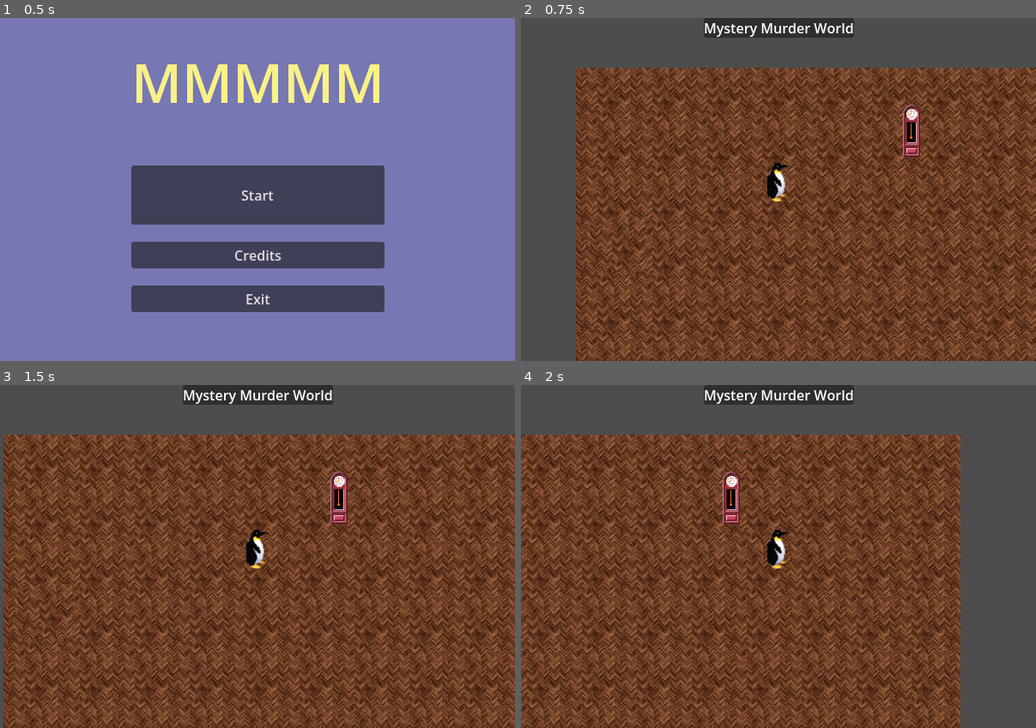
Above: before the commit, frames 1-4 (two rows, left to right).
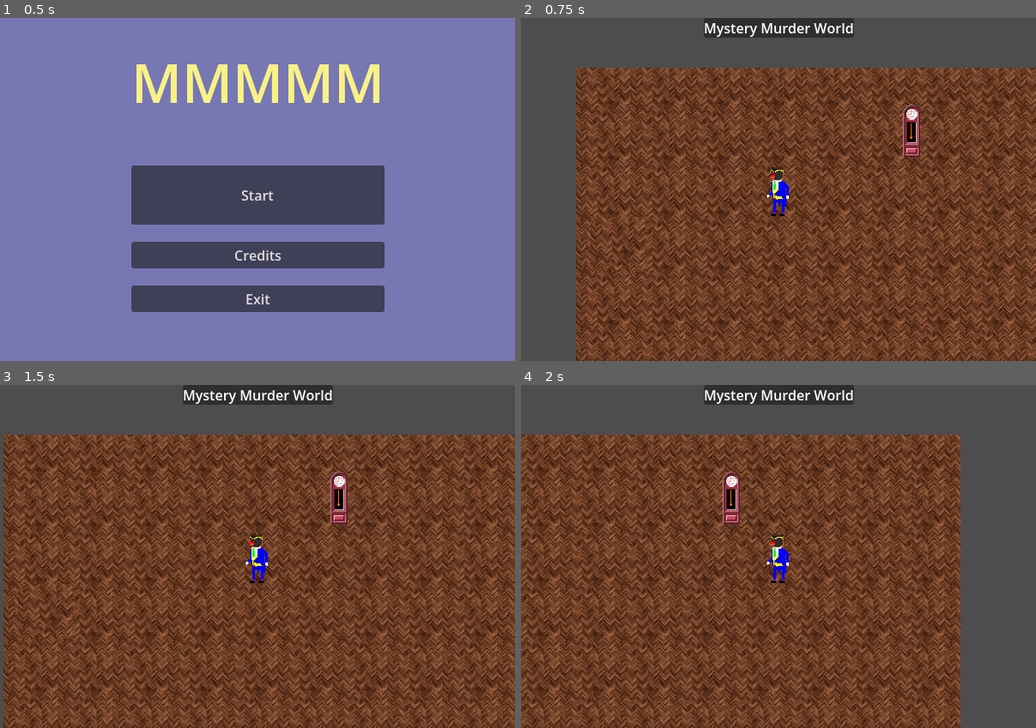
Above: after the commit, the same moments.

Repository: gartenschlaefer/mmmmm
Game: Godot game, scene res://scenes/mmmmm.tscn
The game is run twice, just before and just after one commit, with the same random seed, the same clock (stepped at 60 frames per second) and the same inputs.
Inputs:
- Up to frame 1 (0.5 s): no input
- Up to frame 2 (0.75 s): click "Start" at 0.5 s
- Up to frame 3 (1.5 s): tap Enter at 1.25 s; hold D (right) from 1.28 s (still down); tap X (interact) at 1.35 s
- Up to frame 4 (2 s): keep holding D (right)

Frame 1 is identical in both runs. In frame 2, 0.4% of the frame differs, in the area x 47-52%, y 42-58%; in frame 3, 0.4%; in frame 4, 0.4%.

Commit message:
character animation frames

Diff:
--- /dev/null
+++ b/prefabs/gentle_frames.tres
@@ -0,0 +1,65 @@
+[gd_resource type="SpriteFrames" format=3 uid="uid://2vq20xxbf4mb"]
+
+[ext_resource type="Texture2D" uid="uid://cpxmer3ma2pkm" path="res://art/character/gentleman_anim.png" id="1_poaip"]
+
+[sub_resource type="AtlasTexture" id="AtlasTexture_rrdf5"]
+atlas = ExtResource("1_poaip")
+region = Rect2(0, 64, 64, 64)
+
+[sub_resource type="AtlasTexture" id="AtlasTexture_8md4i"]
+atlas = ExtResource("1_poaip")
+region = Rect2(64, 64, 64, 64)
+
+[sub_resource type="AtlasTexture" id="AtlasTexture_melj1"]
+atlas = ExtResource("1_poaip")
+region = Rect2(128, 64, 64, 64)
+
+[sub_resource type="AtlasTexture" id="AtlasTexture_d81c1"]
+atlas = ExtResource("1_poaip")
+region = Rect2(0, 0, 64, 64)
+
+[sub_resource type="AtlasTexture" id="AtlasTexture_sktso"]
+atlas = ExtResource("1_poaip")
+region = Rect2(64, 0, 64, 64)
+
+[sub_resource type="AtlasTexture" id="AtlasTexture_a0on1"]
+atlas = ExtResource("1_poaip")
+region = Rect2(128, 0, 64, 64)
+
+[sub_resource type="AtlasTexture" id="AtlasTexture_xv2nt"]
+atlas = ExtResource("1_poaip")
+region = Rect2(192, 0, 64, 64)
+
+[resource]
+animations = [{
+"frames": [{
+"duration": 1.0,
+"texture": SubResource("AtlasTexture_rrdf5")
+}, {
+"duration": 1.0,
+"texture": SubResource("AtlasTexture_8md4i")
+}, {
+"duration": 1.0,
+"texture": SubResource("AtlasTexture_melj1")
+}],
+"loop": true,
+"name": &"idle",
+"speed": 3.0
+}, {
+"frames": [{
+"duration": 1.0,
+"texture": SubResource("AtlasTexture_d81c1")
+}, {
+"duration": 1.0,
+"texture": SubResource("AtlasTexture_sktso")
+}, {
+"duration": 1.0,
+"texture": SubResource("AtlasTexture_a0on1")
+}, {
+"duration": 1.0,
+"texture": SubResource("AtlasTexture_xv2nt")
+}],
+"loop": true,
+"name": &"walk",
+"speed": 5.0
+}]
--- /dev/null
+++ b/prefabs/lady_frames.tres
@@ -0,0 +1,64 @@
+[gd_resource type="SpriteFrames" format=3 uid="uid://cl8mv3d5v28ch"]
+
+[ext_resource type="Texture2D" uid="uid://di2t8fy1fp0q4" path="res://art/character/lady_anim.png" id="1_17gnb"]
+
+[sub_resource type="AtlasTexture" id="AtlasTexture_mmosl"]
+atlas = ExtResource("1_17gnb")
+region = Rect2(0, 64, 64, 64)
+
+[sub_resource type="AtlasTexture" id="AtlasTexture_gj6p5"]
+atlas = ExtResource("1_17gnb")
+region = Rect2(64, 64, 64, 64)
+
+[sub_resource type="AtlasTexture" id="AtlasTexture_bqs1s"]
+atlas = ExtResource("1_17gnb")
+region = Rect2(128, 64, 64, 64)
+
+[sub_resource type="AtlasTexture" id="AtlasTexture_je5dg"]
+atlas = ExtResource("1_17gnb")
+region = Rect2(0, 0, 64, 64)
+
+[sub_resource type="AtlasTexture" id="AtlasTexture_lvmvr"]
+atlas = ExtResource("1_17gnb")
+region = Rect2(64, 0, 64, 64)
+
+[sub_resource type="AtlasTexture" id="AtlasTexture_iu6j8"]
+atlas = ExtResource("1_17gnb")
+region = Rect2(128, 0, 64, 64)
+
+[resource]
+animations = [{
+"frames": [{
+"duration": 2.0,
+"texture": SubResource("AtlasTexture_mmosl")
+}, {
+"duration": 1.0,
+"texture": SubResource("AtlasTexture_gj6p5")
+}, {
+"duration": 2.0,
+"texture": SubResource("AtlasTexture_bqs1s")
+}, {
+"duration": 1.0,
+"texture": SubResource("AtlasTexture_gj6p5")
+}],
+"loop": true,
+"name": &"idle",
+"speed": 3.0
+}, {
+"frames": [{
+"duration": 1.0,
+"texture": SubResource("AtlasTexture_je5dg")
+}, {
+"duration": 1.0,
+"texture": SubResource("AtlasTexture_lvmvr")
+}, {
+"duration": 1.0,
+"texture": SubResource("AtlasTexture_iu6j8")
+}, {
+"duration": 1.0,
+"texture": SubResource("AtlasTexture_lvmvr")
+}],
+"loop": true,
+"name": &"walk",
+"speed": 5.0
+}]
--- /dev/null
+++ b/prefabs/npc_gentleman.tscn
@@ -0,0 +1,3 @@
+[gd_scene format=3 uid="uid://b8wj2vua6qjrj"]
+
+[node name="NpcGentleman" type="Node2D" unique_id=2147337711]
--- /dev/null
+++ b/prefabs/npc_lady.tscn
@@ -0,0 +1,3 @@
+[gd_scene format=3 uid="uid://dlgl3qabvhmwf"]
+
+[node name="Lady" type="Node2D" unique_id=2025800013]
--- a/scenes/DetectiveCharacter.tscn
+++ b/scenes/DetectiveCharacter.tscn
@@ -1,7 +1,8 @@
-[gd_scene format=3 uid="uid://dep05ji8y74ox"]
+[gd_scene format=3 uid="uid://df8xv1nmmg3vu"]
 
 [ext_resource type="Script" uid="uid://2b8pe8le5lrd" path="res://scripts/detective_character.gd" id="1_uv6sp"]
-[ext_resource type="Texture2D" uid="uid://dco3vhwvstqxr" path="res://art/penguin.png" id="2_w0kna"]
+[ext_resource type="SpriteFrames" uid="uid://2vq20xxbf4mb" path="res://prefabs/gentle_frames.tres" id="2_fah66"]
+[ext_resource type="Texture2D" uid="uid://c4gqfpnkur0yk" path="res://art/character/masks/penguin.png" id="3_uv8th"]
 
 [sub_resource type="RectangleShape2D" id="RectangleShape2D_f5eaa"]
 size = Vector2(26, 14.25)
@@ -15,6 +16,11 @@
 
 [node name="Camera2D" type="Camera2D" parent="." unique_id=885842856]
 
-[node name="Penguin" type="Sprite2D" parent="." unique_id=2016920102]
-position = Vector2(0, -8)
-texture = ExtResource("2_w0kna")
+[node name="AnimatedSprite2D" type="AnimatedSprite2D" parent="." unique_id=1167257412]
+sprite_frames = ExtResource("2_fah66")
+animation = &"walk"
+frame_progress = 0.6657442
+
+[node name="Sprite2D" type="Sprite2D" parent="." unique_id=1760037274]
+position = Vector2(0, -23)
+texture = ExtResource("3_uv8th")
Binary file changed: art/character/gentleman_anim.png
Binary file changed: art/character/lady_anim.png
Binary file changed: art/character/masks/bunny.png
Not shown, added: art/character/masks/bunny.png.import
